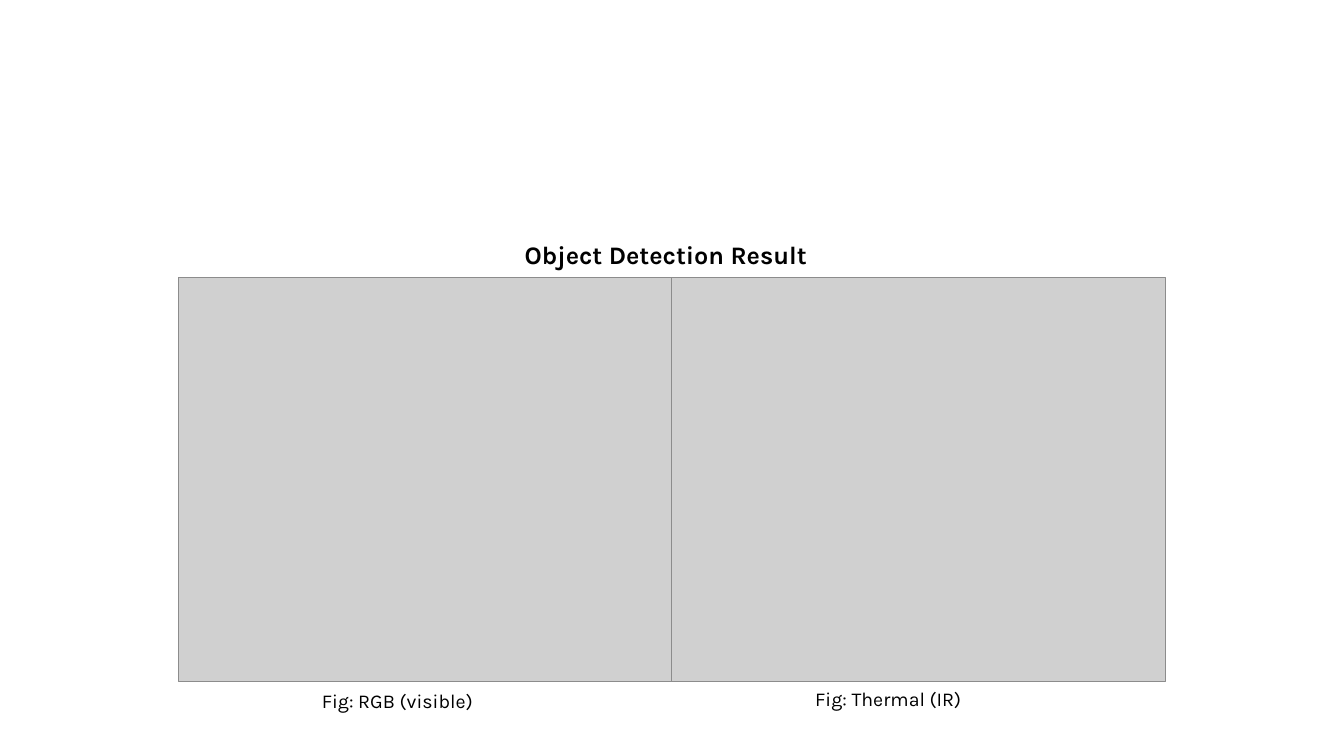
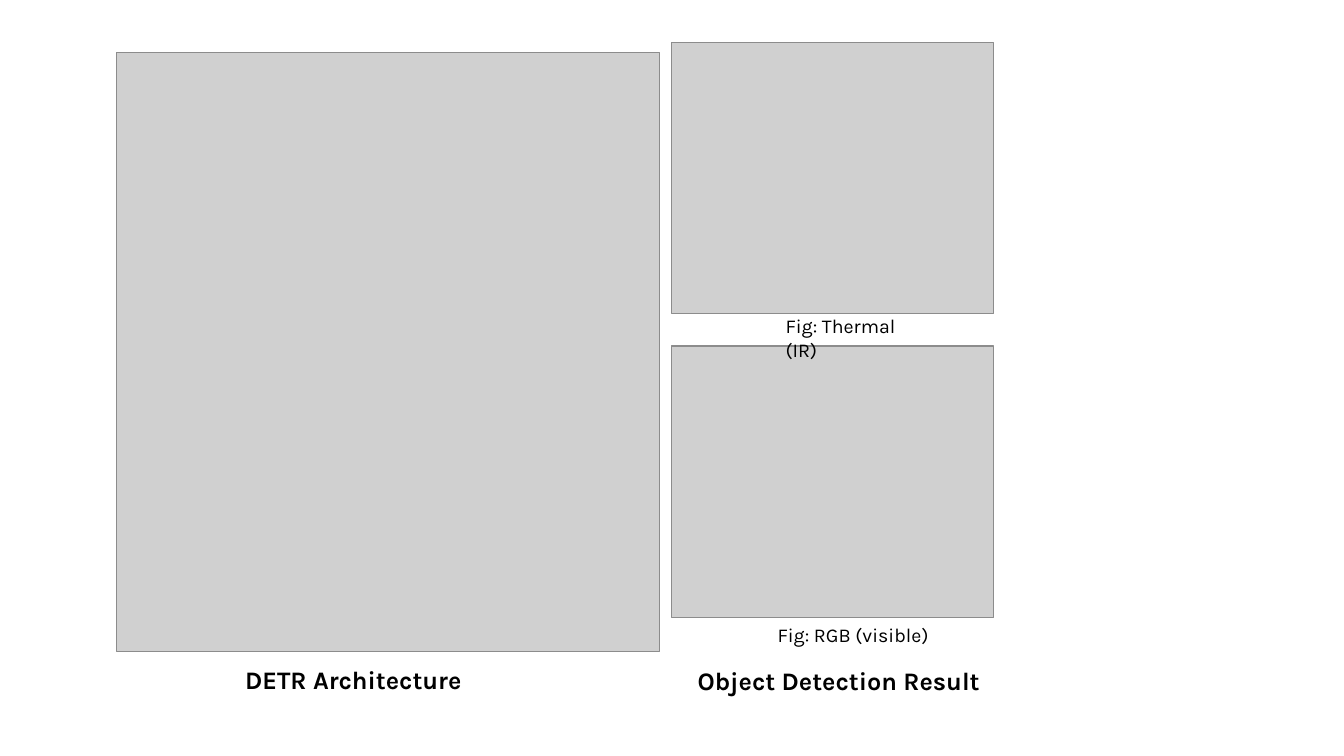
Before and after one commit to alandevkota/alandevkota.github.io, a slide deck: slide 2 of MultiSpectralDETR/comb.pptx. Drawn at 1344x756 pixels with LibreOffice and Linux fonts; fonts in the diff are those of the drawing; grey boxes stand for pictures. Boxes give left, top, right and bottom in pixels: in the first picture for what was removed or moved away, otherwise in the second. Text is boxed around its words. In the diff, an @@ line names an element or a change of style, - is before the commit and + after.

```diff
--- a/MultiSpectralDETR/comb.pptx
+++ b/MultiSpectralDETR/comb.pptx
@@ picture added at [117, 52, 659, 651] @@
@@ picture: place and size @@
-picture at [673, 277, 1166, 682]
+picture at [673, 42, 994, 314]
@@ text "Fig: Thermal (IR)" rewrapped from [815, 692, 961, 711] to [786, 319, 895, 359] @@
@@ picture: place and size @@
-picture at [178, 277, 671, 682]
+picture at [673, 346, 994, 617]
@@ text "Fig: RGB (visible)": place and size @@
-text "Fig: RGB (visible)" at [322, 694, 473, 713]
+text "Fig: RGB (visible)" at [778, 628, 928, 647]
@@ text added at [245, 671, 461, 690], 18 pt, text #000000, bold @@
+DETR Architecture
@@ text "Object Detection Result": place and size @@
-text "Object Detection Result" at [525, 246, 807, 271]
+text "Object Detection Result" at [698, 672, 979, 697]
```
Also in this commit, not shown: 2 other files.
